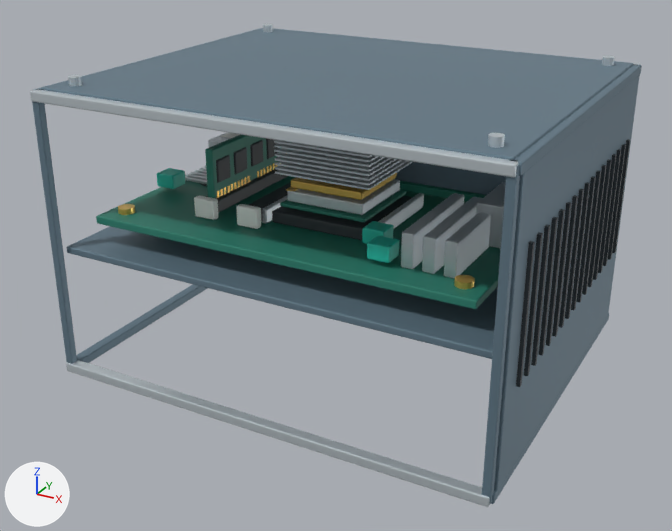
Before and after pictures for a commit that changed the glTF model prototype/public/models/teaching-pc.glb.
Rendered twice from a 50 mm lens placed at (0.412, -0.784, 0.335), pointed at (-0.004, -0.028, -0.043). Lighting does not change. The marker at lower left points along +X, +Y and +Z. The first picture is the older version. Where no turn or scale is listed for an object, it has been applied to the vertices. Vertices at exactly the same position are counted once.

In view in the first picture: 'case_mesh', 'cooler_mesh', 'cpu_mesh', 'gpu_mesh', 'motherboard_mesh', 'psu_mesh', 'ram_0_mesh', 'side_panel_mesh' and 1 more.
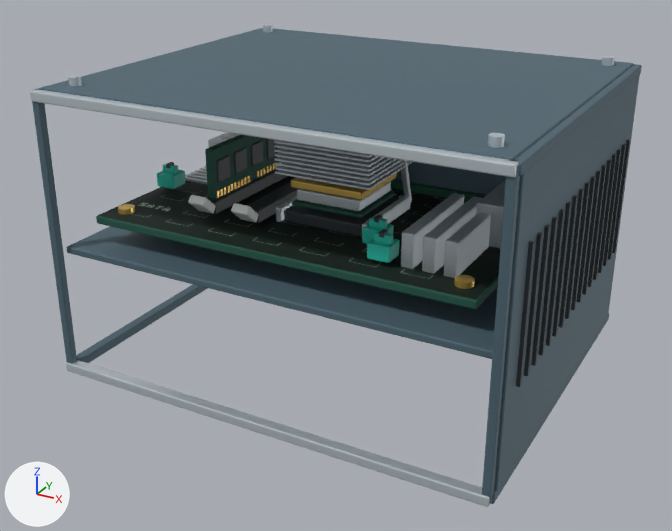
Where the newer file only moved an object's origin or applied its transform, the numbers keep the older frame.

Edits to the bpy script that builds the scene:
```text
Change mat_powder_coated_navy_steel:
    mat_powder_coated_navy_steel.base_color: (0.15, 0.23, 0.29) -> (0.09, 0.15, 0.19)  # blue #6c8493 -> dark blue #556c79
Change mat_teal_fr4:
    mat_teal_fr4.base_color: (0.025, 0.22, 0.16) -> (0.012, 0.09, 0.059)  # cyan #2c816f -> dark green #1d5545
    mat_teal_fr4.roughness: 0.5 -> 0.7
Change me_cube_069:
    remove me_cube_069.from_pydata(...)  # 2240 vertices, 4256 faces; spans x -0.016..0.377, y -0.097..0.226, z -0.02..0.027
    add me_cube_069.from_pydata(...)  # 2276 vertices, 4306 faces; spans x -0.016..0.377, y -0.097..0.226, z -0.02..0.027
    me_cube_069 part 1: the loose piece of 56 vertices spanning x 0.069..0.092, y -0.054..-0.046, z -0.011..0.008 is scaled about its middle by (0.668, 0.955, 0.464), then moved by (-0.081, 0.05, 0.011), in mat_teal_connector (cyan #27c4af)
    me_cube_069 part 2: the loose piece of 56 vertices spanning x 0.118..0.14, y -0.054..-0.046, z -0.011..0.008 is scaled about its middle by (0.668, 0.955, 0.464), then moved by (0.145, -0.015, 0.011), in mat_teal_connector (cyan #27c4af)
    me_cube_069 part 3: the loose piece of 56 vertices spanning x 0.144..0.244, y -0.034..0.066, z -0.01..0.001 is scaled about its middle by (0.143, 0.0646, 0.842), then moved by (0.061, -0.052, 0.015), in mat_teal_connector (cyan #27c4af)
    me_cube_069 part 4: the loose piece of 56 vertices spanning x 0.144..0.244, y -0.034..0.066, z -0.01..0.001 is copied, and the copy is scaled about its middle by (0.836, 0.836, 1); it spans x 0.152..0.235, y -0.026..0.058, z -0.01..0.001
    me_cube_069 part 5: a new loose piece, a box spanning x 0.2719..0.2765, y -0.0685..-0.0605, z 0.0123..0.0161, in mat_graphite_polymer (dark grey #353c40)
    me_cube_069 part 6: a new loose piece, a box spanning x 0.2526..0.2571, y -0.0395..-0.0315, z 0.0123..0.0161, in mat_graphite_polymer (dark grey #353c40)
    me_cube_069 part 7: the loose piece of 56 vertices spanning x 0.136..0.142, y -0.04..0.073, z -0.01..0.004 is scaled about its middle by (1, 0.826, 1), then moved by (0.01, 0.0, 0.0)
    me_cube_069 part 8: the loose piece of 56 vertices spanning x 0.245..0.251, y -0.04..0.073, z -0.01..0.004 is scaled about its middle by (1, 0.826, 1), then moved by (-0.01, 0.0, 0.0)
    me_cube_069 part 9: 4 vertices added at x -0.015..0.369, y -0.095..0.224, z -0.012
    other edits to the shape of me_cube_069 do not show in these pictures
    remove me_cube_069.materials.append(mat_ceramic_label)  # white #edf3f0
    add me_cube_069.materials.append(mat_pcb_silk_and_traces)  # picture img_teaching_pcb_silkscreen_512
Change me_cube_073:
    remove me_cube_073.from_pydata(...)  # 168 vertices, 300 faces; spans x -0.0444..0.0444, y -0.0444..0.0444, z -0.0019..0.0142
    add me_cube_073.from_pydata(...)  # 163 vertices, 289 faces; spans x -0.0363..0.0363, y -0.0363..0.0363, z -0.0019..0.0142
    me_cube_073 part 10: the loose piece of 56 vertices spanning x -0.0395..0.0395, y -0.0395..0.0395, z 0.0027..0.0134 is scaled about its middle by (0.834, 0.834, 1)
    me_cube_073 part 11: the loose piece of 56 vertices spanning x -0.0444..0.0444, y -0.0444..0.0444, z -0.0019..0.0019 is rebuilt with 56 vertices and now spans x -0.0363..0.0363, y -0.0363..0.0363, z -0.0019..0.0019
    other edits to the shape of me_cube_073 do not show in these pictures
Add ob_dimm_latch_back_spare_mesh:
    ob_dimm_latch_back_spare_mesh = bpy.data.objects.new('dimm_latch_back_spare_mesh', me_cube_044)  # 56 vertices, 108 faces; spans x -0.0089..0.0089, y -0.0102..0.0102, z -0.0097..0.0097; in mat_ceramic_label (white #edf3f0)
    ob_dimm_latch_back_spare_mesh.location = (-0.048, -0.121, 0.036)
Add ob_dimm_latch_back_mesh:
    ob_dimm_latch_back_mesh = bpy.data.objects.new('dimm_latch_back_mesh', me_cube_041)  # 56 vertices, 108 faces; spans x -0.0089..0.0089, y -0.0102..0.0102, z -0.0097..0.0097; in mat_ceramic_label (white #edf3f0)
    ob_dimm_latch_back_mesh.location = (-0.097, -0.121, 0.036)
Add ob_cpu_retention_lever_mesh:
    ob_cpu_retention_lever_mesh = bpy.data.objects.new('cpu_retention_lever_mesh', me_cube_038)  # 112 vertices, 216 faces; spans x -0.0097..0.0103, y -0.0033..0.0339, z -0.0954..0.0033; in mat_brushed_aluminium (light grey #d0dadf)
    ob_cpu_retention_lever_mesh.location = (0.054, -0.032, 0.122)
```

Changed parts and their boxes [x1, y1, x2, y2] in the pictures (672 x 531 px; the box of a moved part takes in the faces that stretch with it):
'case_mesh', recoloured
    both: [32, 29, 642, 504]
'side_panel_mesh', recoloured (blue to dark blue)
    both: [41, 27, 634, 160]
'motherboard_mesh', recoloured, surface changed, reshaped
    before: [96, 168, 506, 309]
    after: [96, 162, 506, 309]
'ram_0_mesh', recoloured, surface changed (cyan to dark green)
    both: [205, 134, 278, 198]
'cpu_mesh', recoloured, surface changed, reshaped (18% narrower, 14% shorter)
    before: [280, 179, 406, 222]
    after: [292, 181, 395, 218]
'dimm_latch_back_spare_mesh', added
    after: [231, 203, 259, 222]
'dimm_latch_back_mesh', added
    after: [188, 195, 216, 214]
'cpu_retention_lever_mesh', added (mostly hidden)
    after: [401, 160, 412, 203]
part 1 of me_cube_069, moved or reshaped
    before: [194, 196, 218, 220]
    after: [163, 164, 178, 174]
part 2 of me_cube_069, moved or reshaped
    before: [237, 204, 261, 229]
    after: [374, 231, 393, 244]
part 3 of me_cube_069, moved or reshaped
    before: [272, 196, 413, 240]
    after: [369, 216, 387, 229]
part 4 of me_cube_069, added
    after: [284, 197, 400, 236]
part 5 of me_cube_069, added
    after: [379, 229, 388, 238]
part 6 of me_cube_069, added
    after: [374, 215, 383, 223]
part 7 of me_cube_069, moved or reshaped
    before: [262, 196, 287, 224]
    after: [276, 196, 297, 222]
part 8 of me_cube_069, moved or reshaped
    before: [378, 193, 424, 228]
    after: [362, 195, 411, 232]
part 9 of me_cube_069, added
    after: [99, 176, 501, 299]
part 10 of me_cube_073, moved or reshaped
    before: [287, 179, 400, 215]
    after: [297, 181, 391, 211]
part 11 of me_cube_073, rebuilt (18% narrower, 15% shorter)
    before: [280, 190, 406, 222]
    after: [292, 191, 395, 218]
